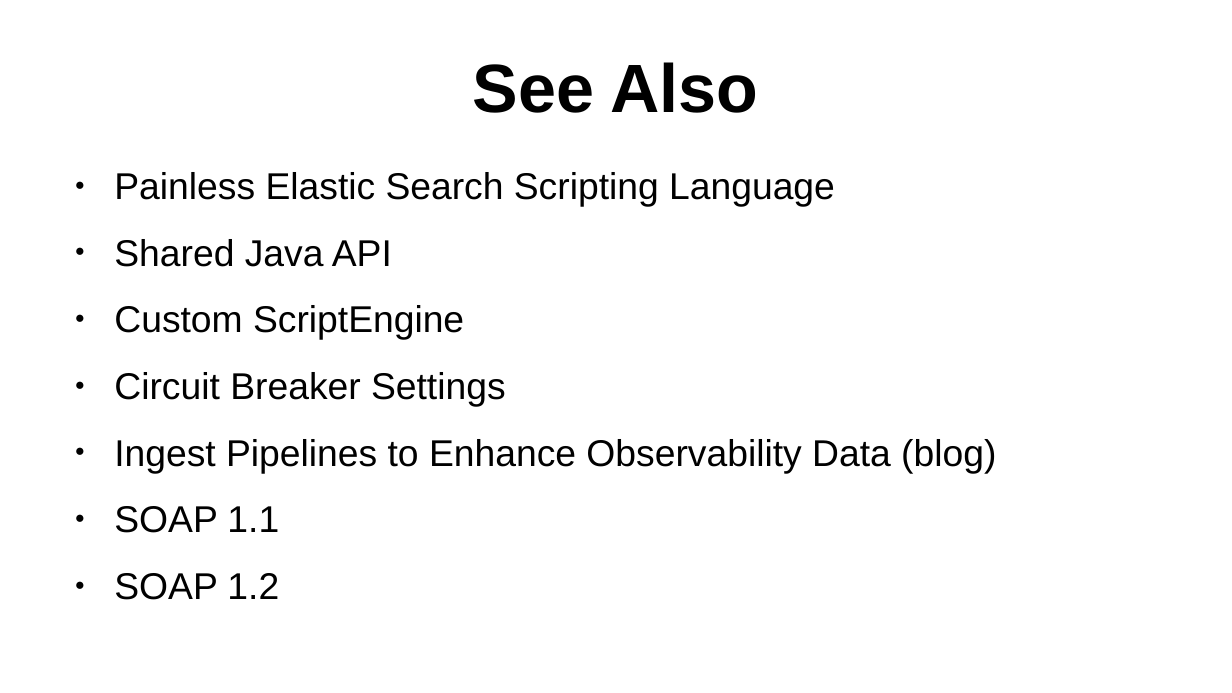
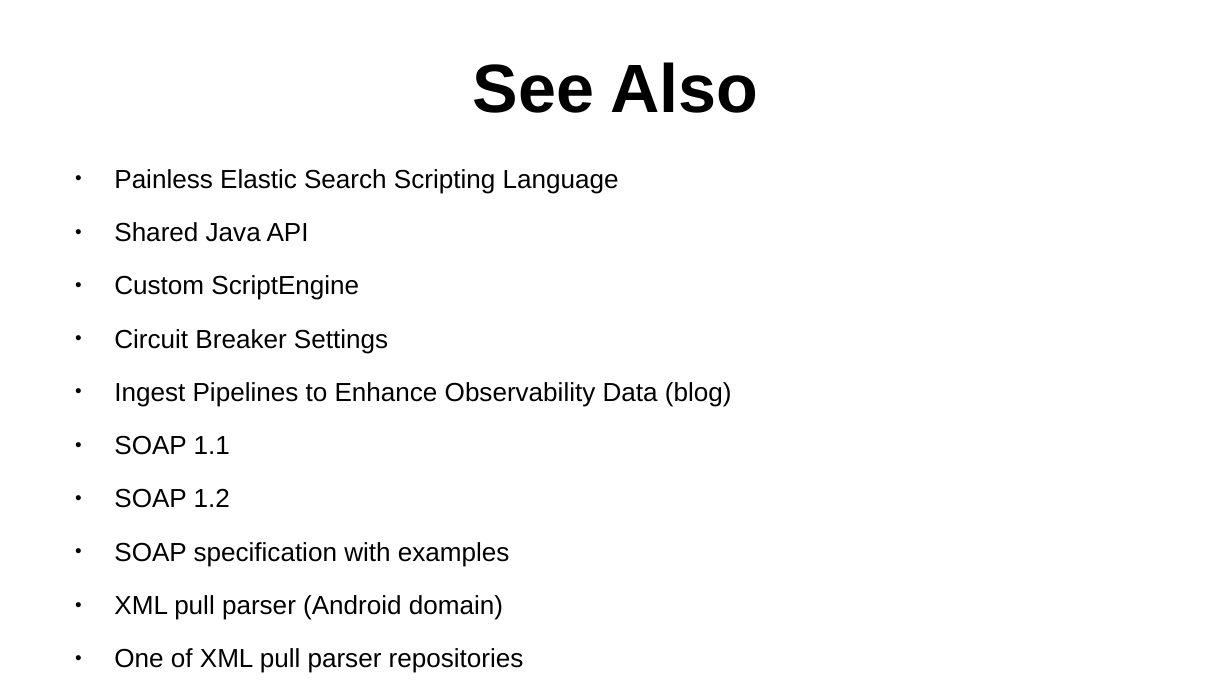
Before and after one commit to sergueik/springboot_study, a slide deck: slide 15 of basic-purejs-xml-parser/Painless Script for Ingesting SOAP Action from SOAP Payload.odp (slide 11 before the commit). Drawn at 1232x693 pixels with LibreOffice and Linux fonts; fonts in the diff are those of the drawing. Boxes give left, top, right and bottom in pixels: in the first picture for what was removed or moved away, otherwise in the second. Text is boxed around its words. In the diff, an @@ line names an element or a change of style, - is before the commit and + after.

```diff
--- a/basic-purejs-xml-parser/Painless Script for Ingesting SOAP Action from SOAP Payload.odp
+++ b/basic-purejs-xml-parser/Painless Script for Ingesting SOAP Action from SOAP Payload.odp
@@ text at <box>114,169,732,508</box>: size 24 to 16.8 pt in "Painless Elastic Search Scripting Language", "Shared Java API", "Custom ScriptEngine", "Circuit Breaker Settings" and 3 more places @@
@@ text at <box>114,542,524,673</box>: paragraphs added @@
+● SOAP specification with examples
+● XML pull parser (Android domain)
+● One of XML pull parser repositories
```
Also in this commit, not shown: 4 slides added, 1 other file.
